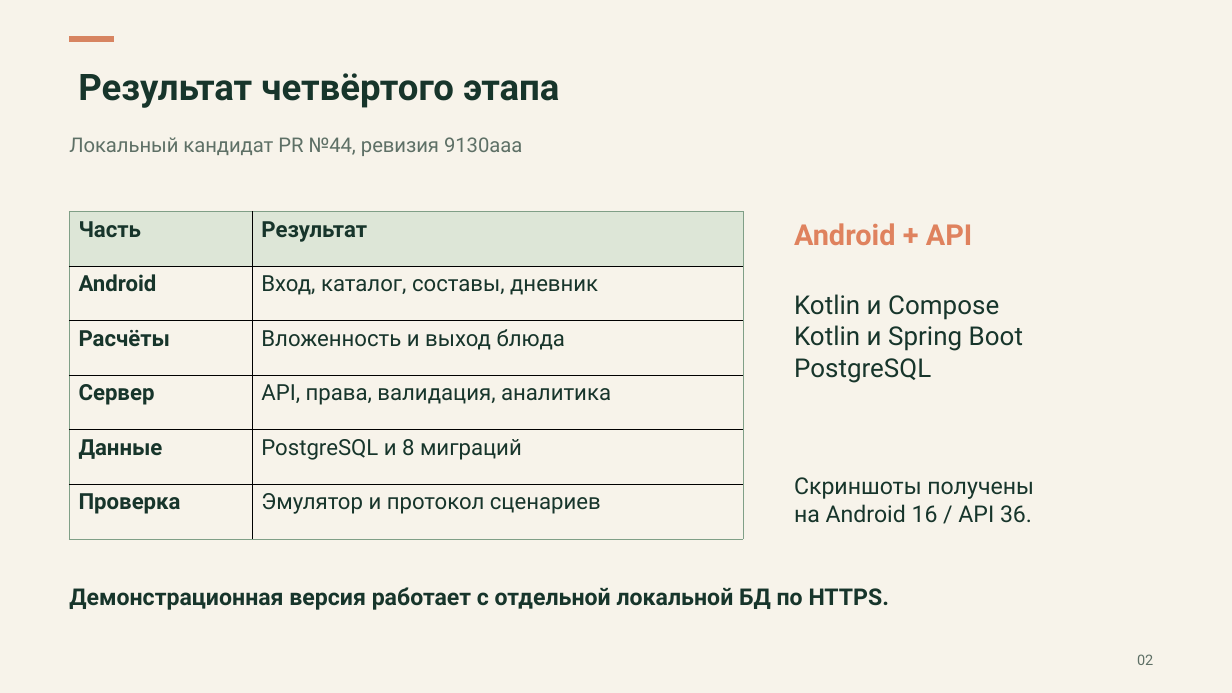
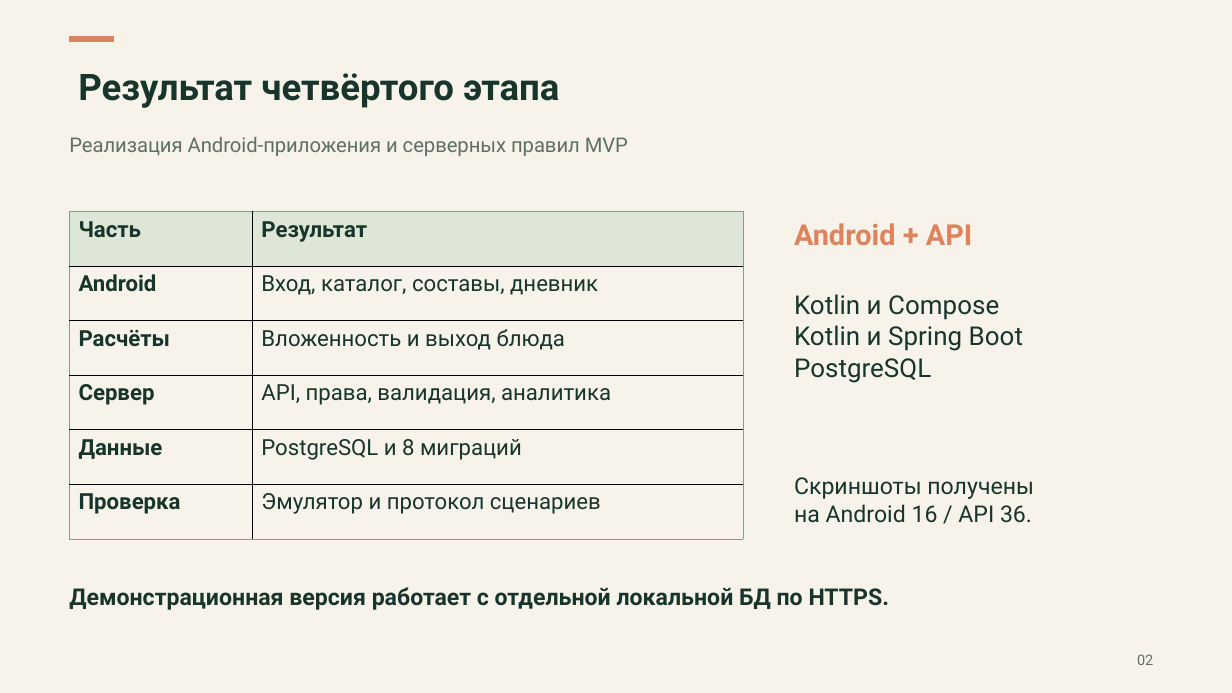
Before and after one commit to rurkk/Calorica, a slide deck: slide 2 of docs/semester-mvp/stage-4/Calorica-stage-4.pptx. Drawn at 1232x693 pixels with LibreOffice and Linux fonts; fonts in the diff are those of the drawing. Boxes give left, top, right and bottom in pixels: in the first picture for what was removed or moved away, otherwise in the second. Text is boxed around its words. In the diff, an @@ line names an element or a change of style, - is before the commit and + after.

```diff
--- a/docs/semester-mvp/stage-4/Calorica-stage-4.pptx
+++ b/docs/semester-mvp/stage-4/Calorica-stage-4.pptx
@@ text at [69, 137, 628, 156]: text changed @@
-Локальный кандидат PR №44, ревизия 9130aaa
+Реализация Android-приложения и серверных правил MVP
```
Also in this commit, not shown: 9 other slides changed, 2 slides added, 1 slide removed, 6 other files.
